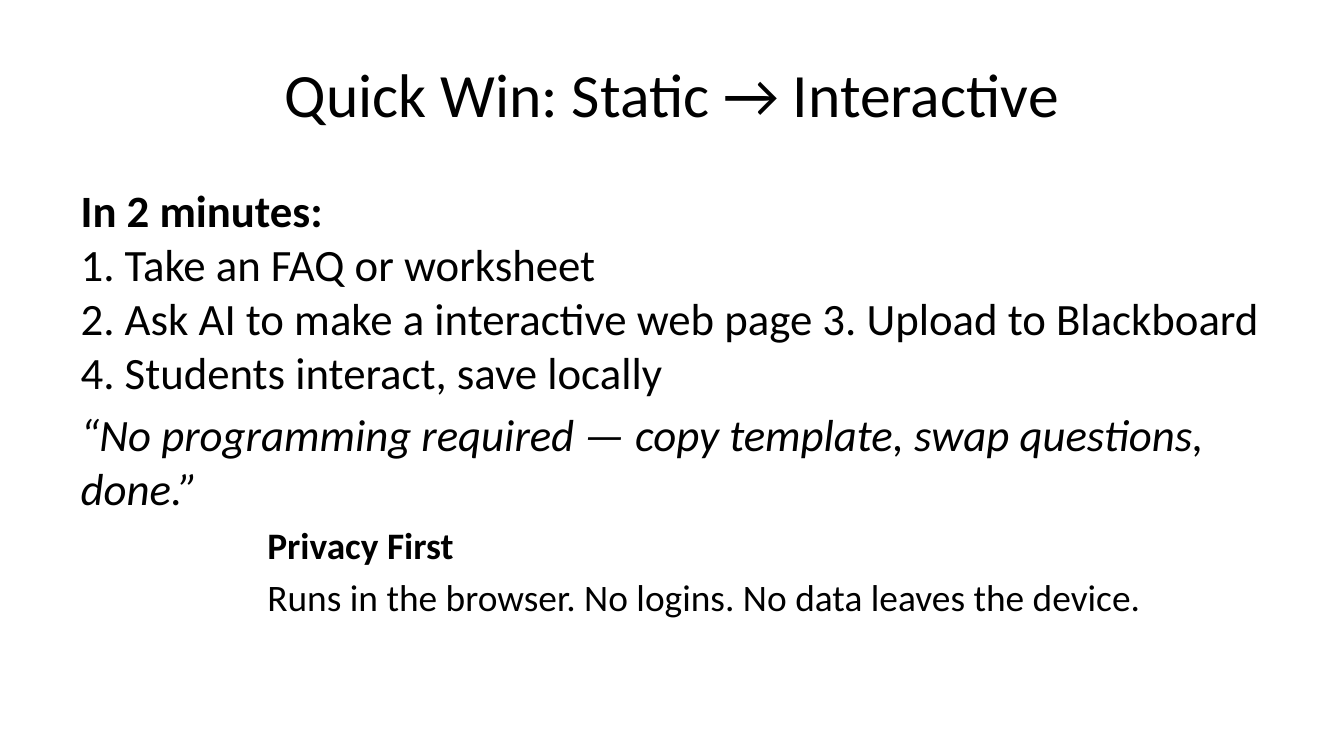
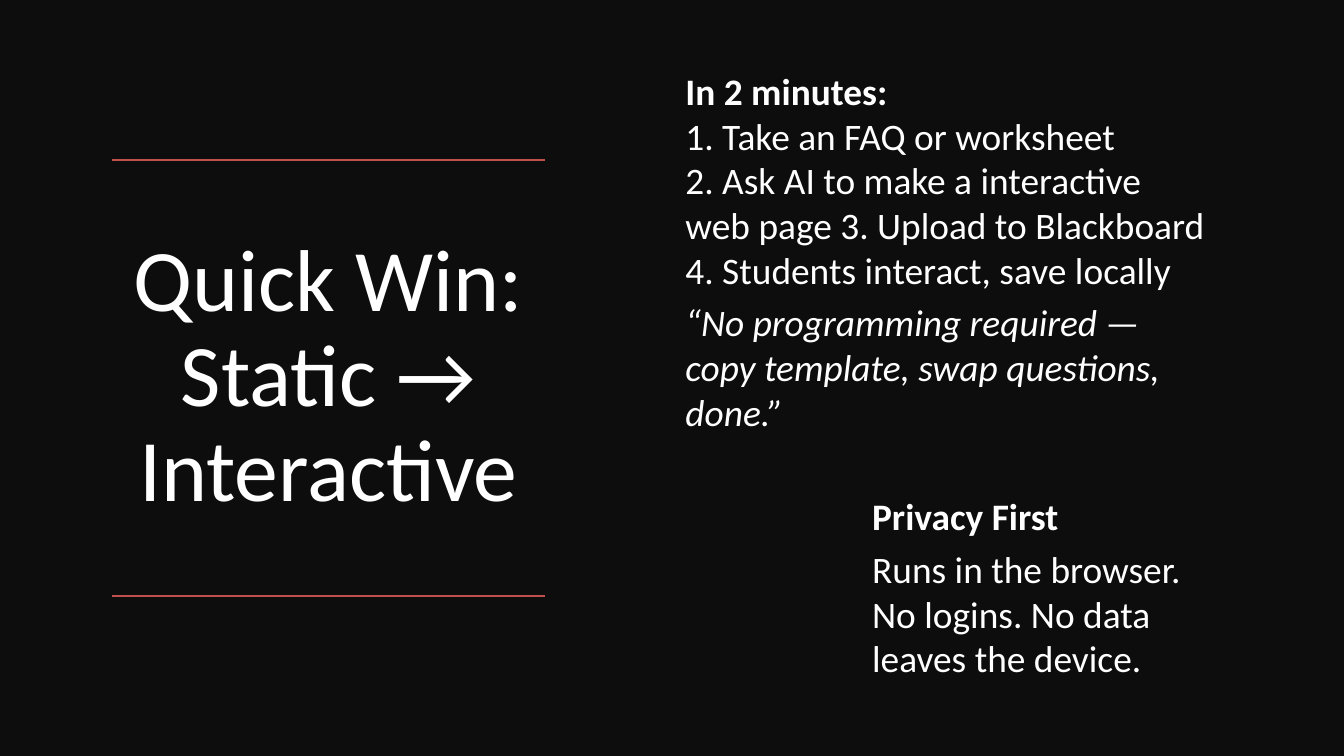
Before and after one commit to michaelborck-education/michaelborck.education, a slide deck: slide 6 of ai/downloads/presentation.pptx (slide 7 before the commit). Drawn at 1344x756 pixels with LibreOffice and Linux fonts; fonts in the diff are those of the drawing. Boxes give left, top, right and bottom in pixels: in the first picture for what was removed or moved away, otherwise in the second. Text is boxed around its words. In the diff, an @@ line names an element or a change of style, - is before the commit and + after.

```diff
--- a/ai/downloads/presentation.pptx
+++ b/ai/downloads/presentation.pptx
@@ rectangle added at [0,0,1344,755], fill #0D0D0D @@
@@ text "In 2 minutes: 1. Take ...": place and size @@
-text "In 2 minutes: 1. Take ..." at [81,195,1258,618]
+text "In 2 minutes: 1. Take ..." at [685,79,1204,673]
@@ text "In 2 minutes: 1. Take ..." at [685,79,1204,673]: size 24 to 20 pt in "In 2 minutes: 1. Take an FAQ ...", "“No programming required — copy template, swap ..."; text colour #000000 to #FFFFFF; vertical alignment top to middle @@
@@ title "Quick Win: Static → Interactive": place and size @@
-title "Quick Win: Static → Interactive" at [285,74,1059,125]
+title "Quick Win: Static → Interactive" at [133,250,523,502]
@@ title "Quick Win: Static → Interactive" at [133,250,523,502]: size 33 to 47 pt, text colour #000000 to #FFFFFF; line spacing 1 to 0.9 @@
@@ line added from (546, 160) to (112, 160), #C0504D 1 pt @@
@@ line added from (546, 597) to (112, 597), #C0504D 1 pt @@
```
Also in this commit, not shown: 10 other slides changed, 2 slides removed, 1 other file.
